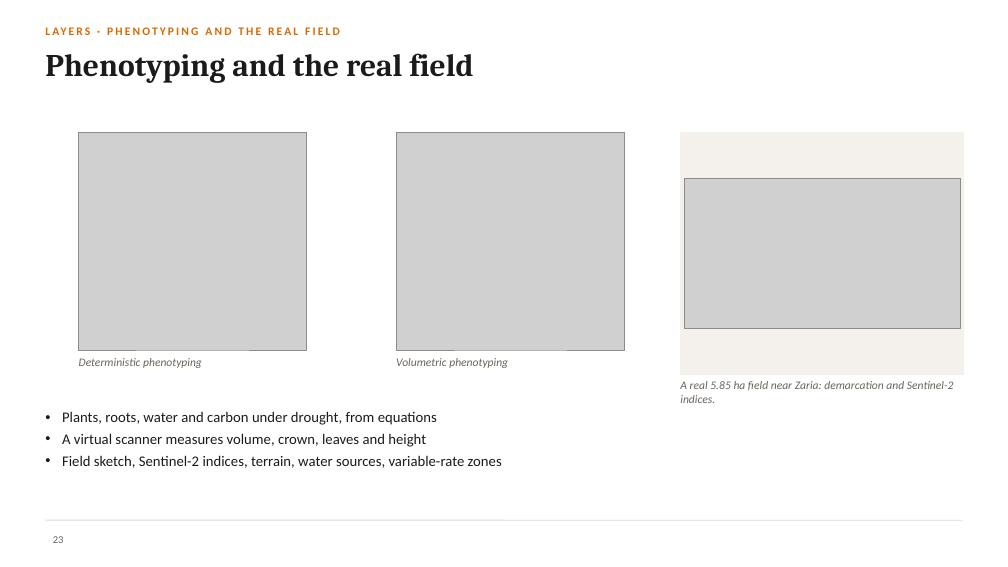
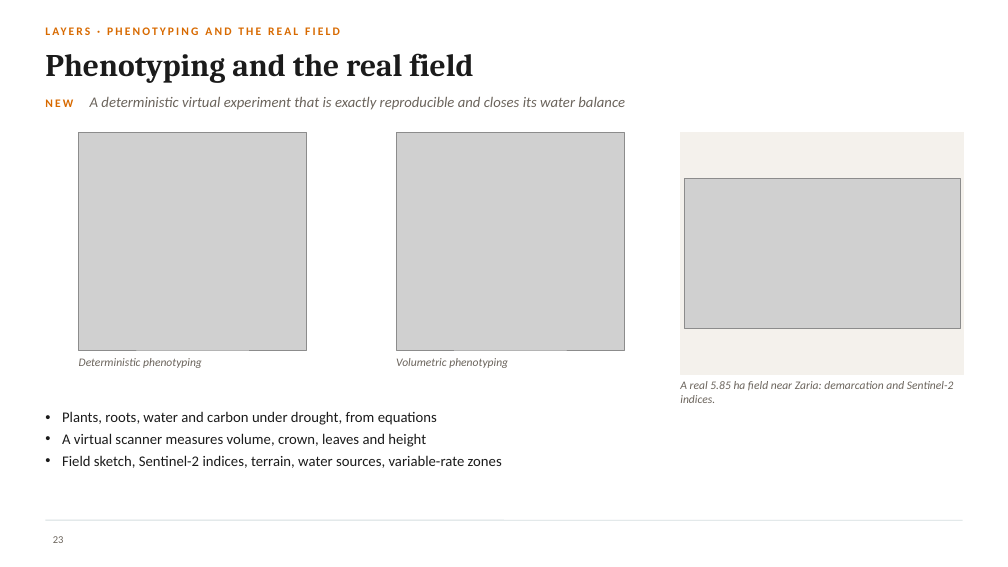
Before and after one commit to halilunaziru73-creator/Coupled-Water-Fluxes-Pore-Scale-Dynamics-Precision-Irrigation-Mulching-Feedback-Loops, a slide deck: slide 23 of Manuscripts/pdf/Supplementary/SWAFL_Presentation.pptx. Drawn at 1008x567 pixels with LibreOffice and Linux fonts; fonts in the diff are those of the drawing; grey boxes stand for pictures; background and template pictures are left out. Boxes give left, top, right and bottom in pixels: in the first picture for what was removed or moved away, otherwise in the second. Text is boxed around its words. In the diff, an @@ line names an element or a change of style, - is before the commit and + after.

```diff
--- a/Manuscripts/pdf/Supplementary/SWAFL_Presentation.pptx
+++ b/Manuscripts/pdf/Supplementary/SWAFL_Presentation.pptx
@@ text added at (45,97,625,110), 14 pt, text #6B645C, italic @@
+NEW A deterministic virtual experiment that is exactly reproducible and closes its water balance
```
Also in this commit, not shown: 10 other slides changed.
